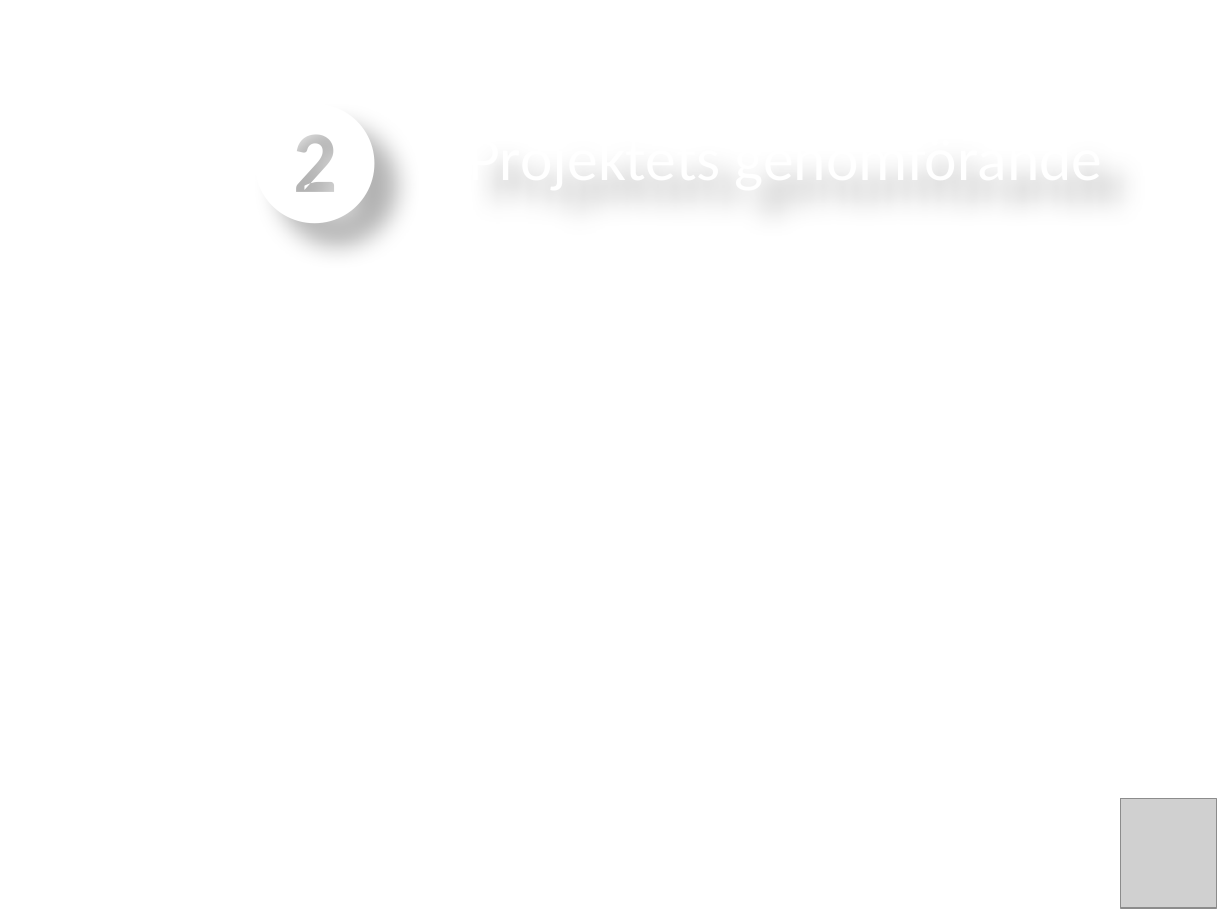
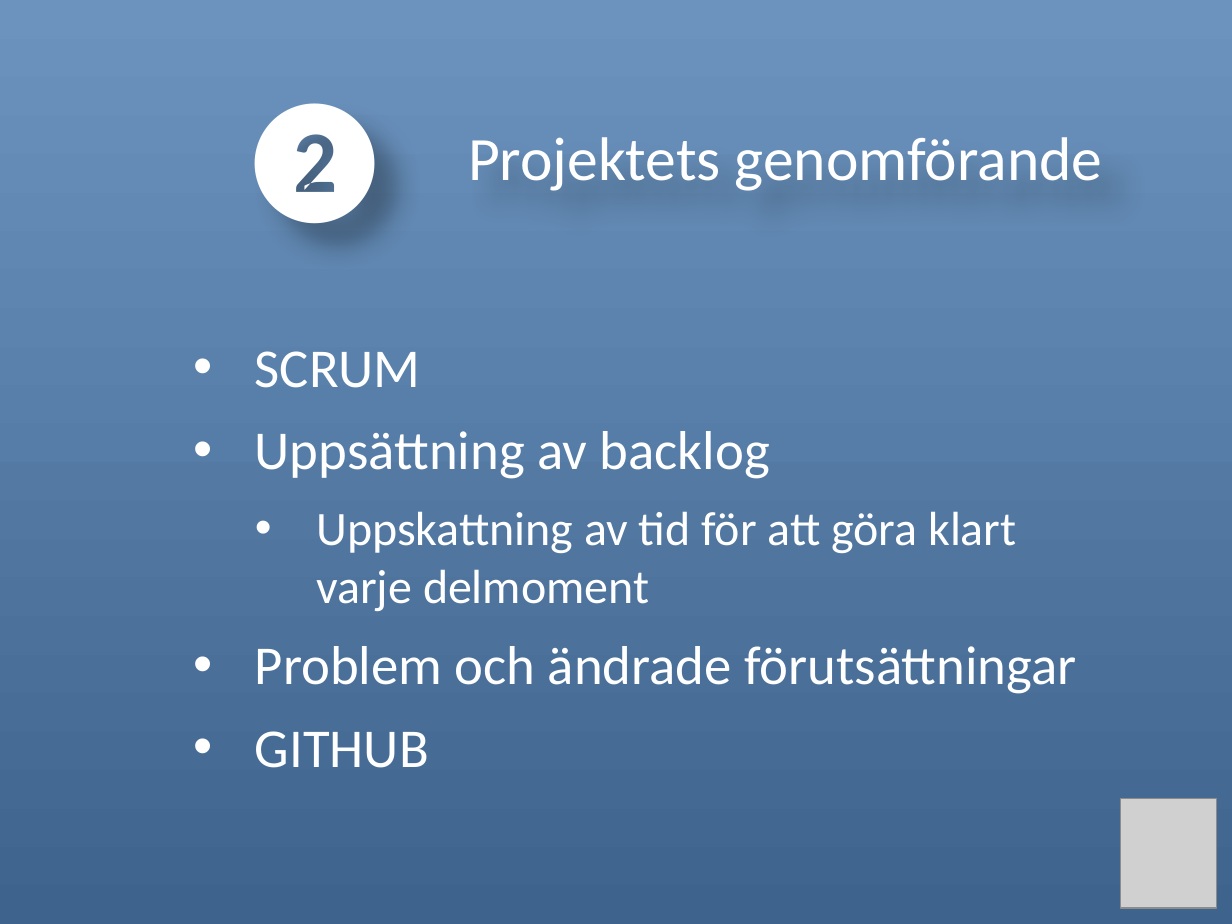
Before and after one commit to sc-elev/yalms, a slide deck: slide 15 of doc/Presentation_yalms.pptx. Drawn at 1232x924 pixels with LibreOffice and Linux fonts; fonts in the diff are those of the drawing; grey boxes stand for pictures. Boxes give left, top, right and bottom in pixels: in the first picture for what was removed or moved away, otherwise in the second. Text is boxed around its words. In the diff, an @@ line names an element or a change of style, - is before the commit and + after.

```diff
--- a/doc/Presentation_yalms.pptx
+++ b/doc/Presentation_yalms.pptx
@@ background #FFFFFF to gradient #6C93BE to #3E648D @@
@@ text "❷" rewrapped from <box>234,135,398,230</box> to <box>234,103,398,230</box> @@
@@ text added at <box>468,137,1103,191</box>, 36 pt, text #FFFFFF @@
+Projektets genomförande
@@ subtitle added at <box>255,351,1077,768</box>, 32 pt, text #FFFFFF @@
+• SCRUM
+• Uppsättning av backlog
+  • Uppskattning av tid för att göra klart
+    varje delmoment
+• Problem och ändrade förutsättningar
+• GITHUB
```
Also in this commit, not shown: 20 other slides changed, 4 slides removed.
